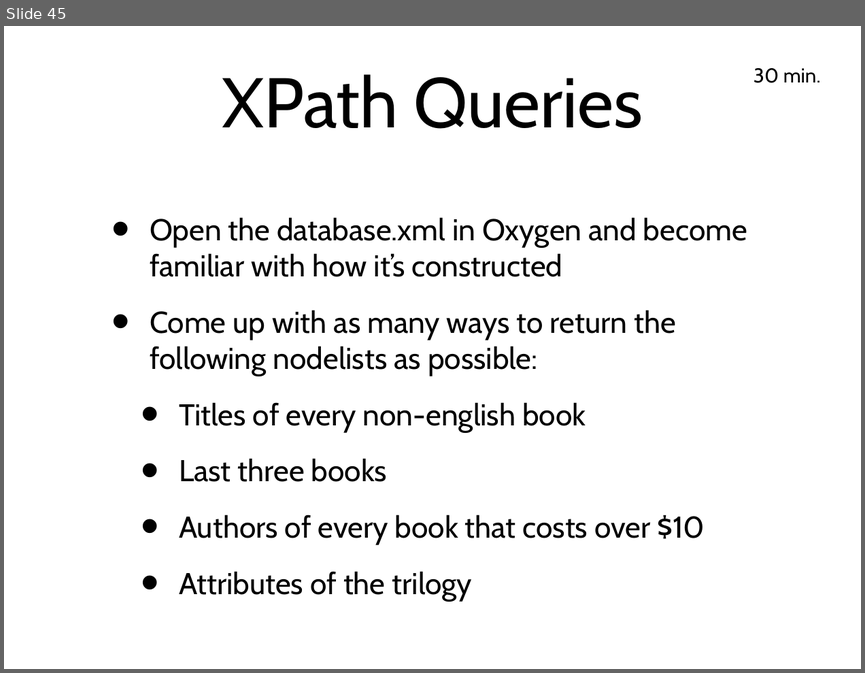
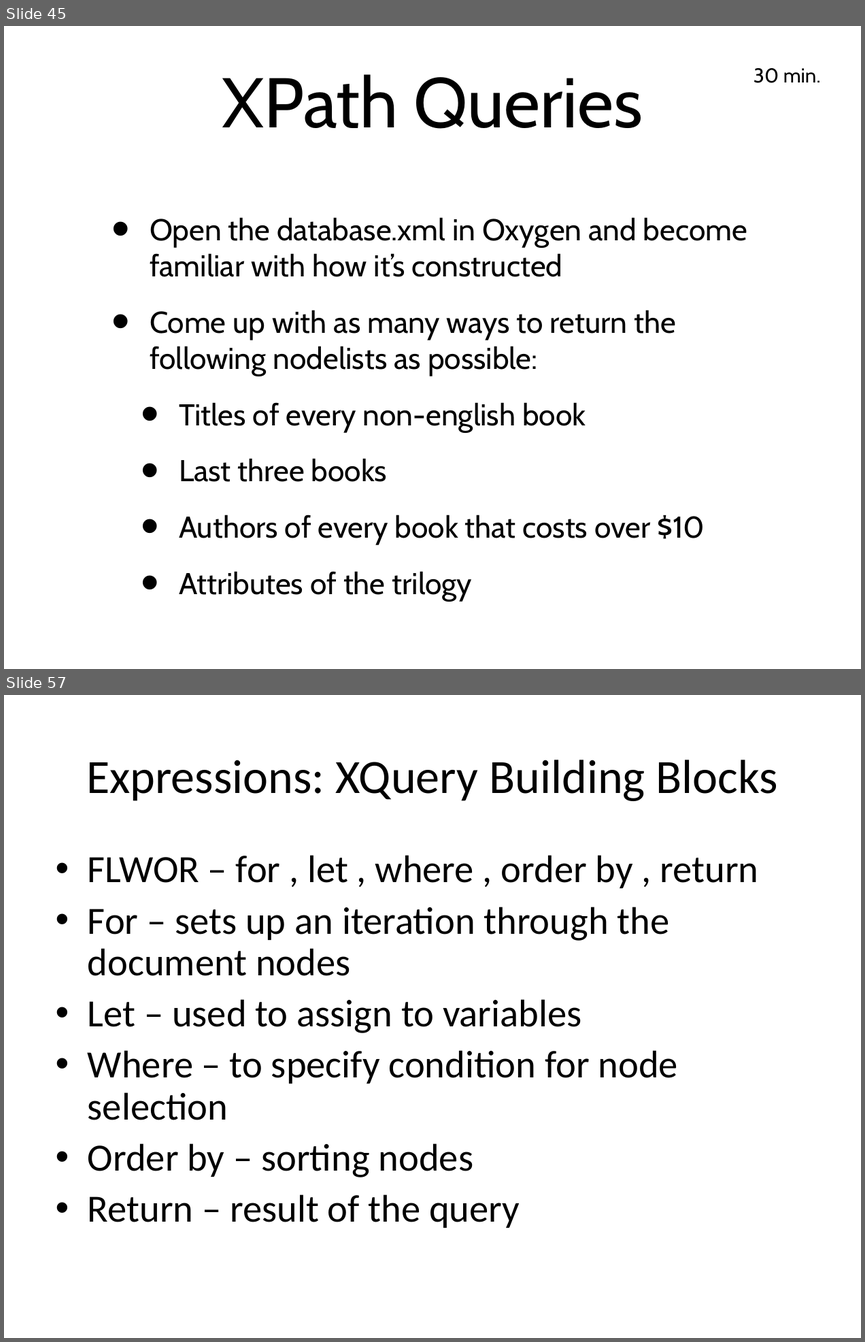
Before and after one commit to tathougies/zynx-se-bootcamp, a slide deck: xml/xml-schema-xpath.ppt. Shown one above the other, each under a label of ours: slide 45 before the commit, slides 45 and 57 after it; the slides between them are not shown. The pictures are 865x673 and 865x1342 pixels, drawn with LibreOffice and Linux fonts; fonts in the diff are those of the drawing. Boxes give left, top, right and bottom in pixels: in the first picture for what was removed or moved away, otherwise in the second. Text is boxed around its words. In the diff, an @@ line names an element or a change of style, - is before the commit and + after.

```diff
--- a/xml/xml-schema-xpath.ppt
+++ b/xml/xml-schema-xpath.ppt
@@ slide 57 added at box(4, 695, 861, 1338), background #FFFFFF @@
@@ title added at box(86, 760, 778, 801), 57 pt, text #000000 @@
+Expressions: XQuery Building Blocks
@@ text added at box(88, 855, 759, 1227), 46 pt, text #000000 @@
+• FLWOR – for , let , where , order by , return
+• For – sets up an iteration through the document nodes
+• Let – used to assign to variables
+• Where – to specify condition for node selection
+• Order by – sorting nodes
+• Return – result of the query
```
Also in this commit, not shown: 37 other slides added, 1 other file.
